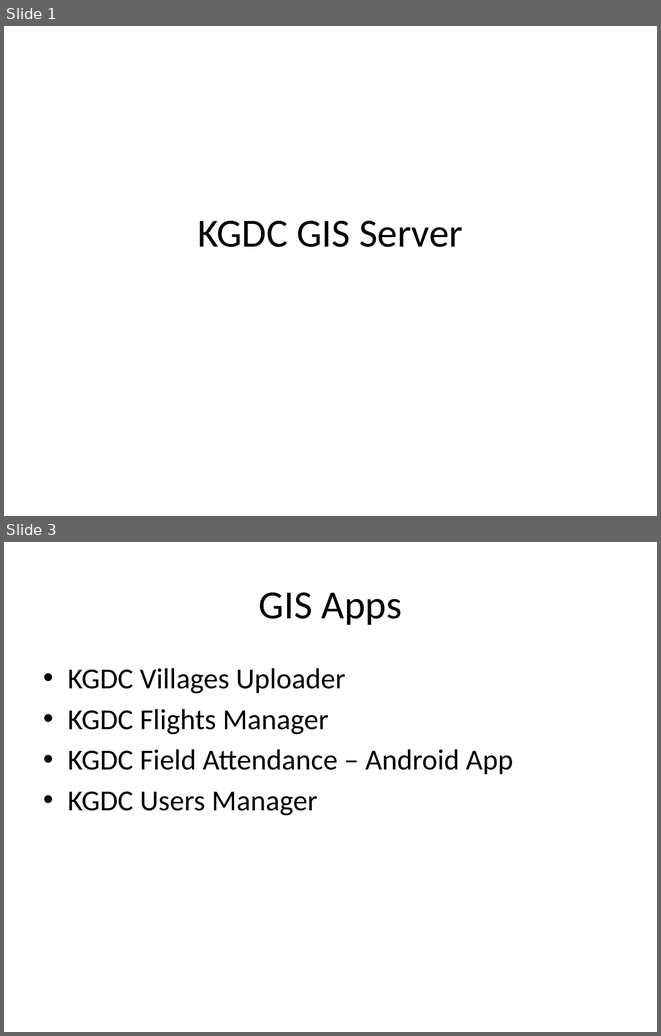
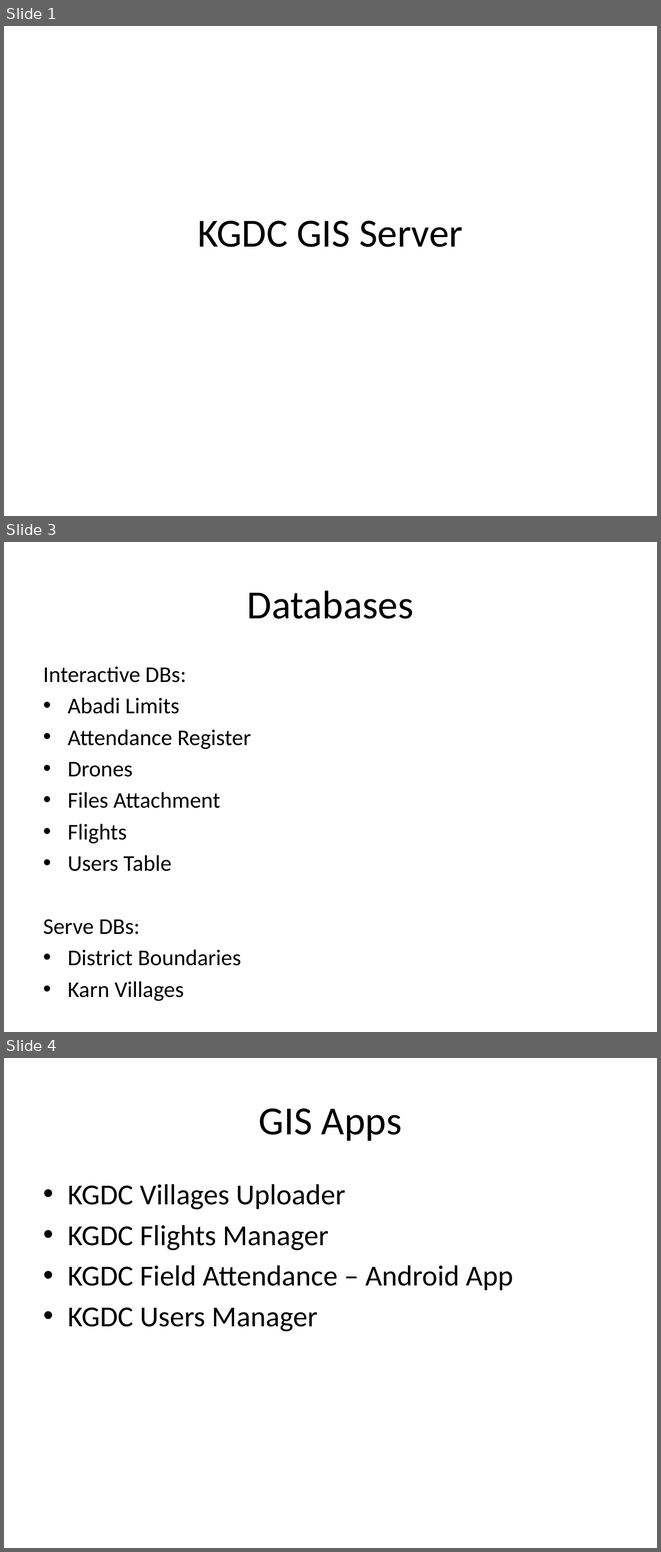
Before and after one commit to ruphil/Karnataka-GDC-Dedicated, a slide deck: Outline.pptx. Shown one above the other, each under a label of ours: slides 1 and 3 before the commit, slides 1, 3 and 4 after it; the slides between them are not shown. The pictures are 661x1036 and 661x1552 pixels, drawn with LibreOffice and Linux fonts; fonts in the diff are those of the drawing. Boxes give left, top, right and bottom in pixels: in the first picture for what was removed or moved away, otherwise in the second. Text is boxed around its words. In the diff, an @@ line names an element or a change of style, - is before the commit and + after.

```diff
--- a/Outline.pptx
+++ b/Outline.pptx
@@ slide 3 added at (4,542,657,1032), background #FFFFFF @@
@@ title added at (247,590,414,619), 44 pt, text #000000 @@
+Databases
@@ text added at (43,666,251,1001), 24.8 pt, text #000000 @@
+Interactive DBs:
+• Abadi Limits
+• Attendance Register
+• Drones
+• Files Attachment
+• Flights
+• Users Table
+Serve DBs:
+• District Boundaries
+• Karn Villages
@@ what was slide 3 is now slide 4 @@
```
Also in this commit, not shown: 1 slide changed, 2 other files.
